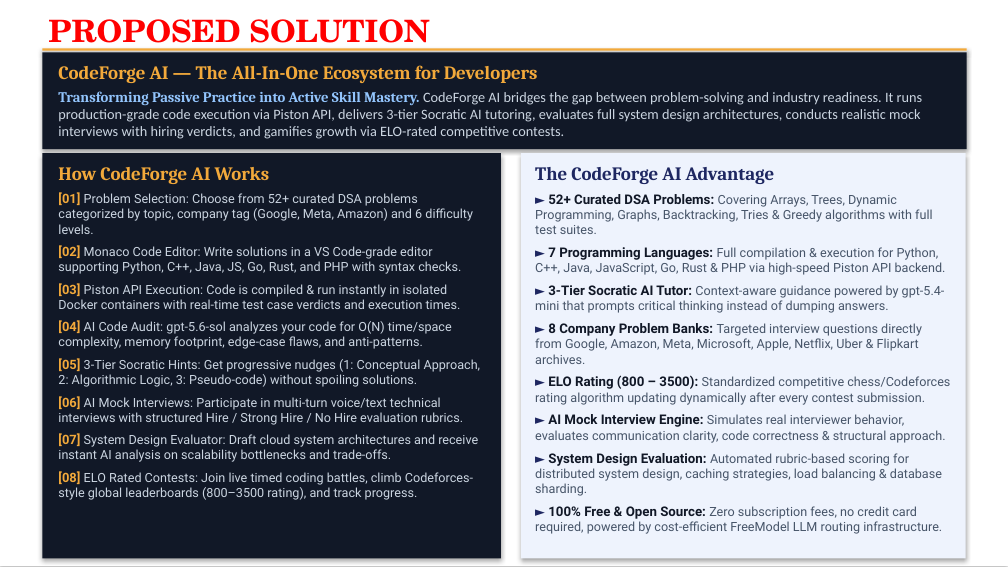
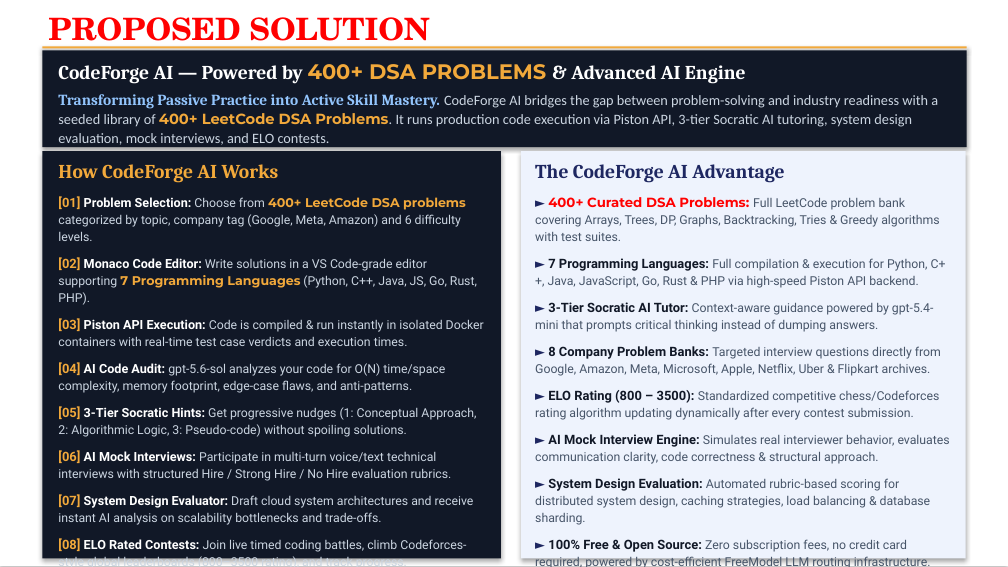
Before and after one commit to sparsh101sparsh/hackathon2, a slide deck: slide 3 of CodeForge_AI_Tech4Hack_Buildathon2.pptx. Drawn at 1008x567 pixels with LibreOffice and Linux fonts; fonts in the diff are those of the drawing. Boxes give left, top, right and bottom in pixels: in the first picture for what was removed or moved away, otherwise in the second. Text is boxed around its words. In the diff, an @@ line names an element or a change of style, - is before the commit and + after.

Commit message:
fix: remove fake leaderboard data, remove word seeded, calculate real stats from submissions
- Removed fake competitive programmers (Tourist, Petr, Benq, Um_nik) from global and contest leaderboards
- Removed fake pre-filled guest stats (15 Easy, 10 Med, 2 Hard) - user stats start at 0 and compute purely from DB submissions
- Removed the word 'Seeded' across all UI components and endpoints
- Updated landing hero and stats to reflect 400+ real DSA problems
- Verified clean build and database state

```diff
--- a/CodeForge_AI_Tech4Hack_Buildathon2.pptx
+++ b/CodeForge_AI_Tech4Hack_Buildathon2.pptx
@@ text at [58, 64, 938, 145]: text changed @@
-CodeForge AI — The All-In-One Ecosystem for Developers
-Transforming Passive Practice into Active Skill Mastery. CodeForge AI bridges the gap between problem-solving and industry readiness. It runs production-grade code execution via Piston API, delivers 3-tier Socratic AI tutoring, evaluates full system design architectures, conducts realistic mock interviews with hiring verdicts, and gamifies growth via ELO-rated competitive contests.
+CodeForge AI — Powered by 400+ DSA PROBLEMS & Advanced AI Engine
+Transforming Passive Practice into Active Skill Mastery. CodeForge AI bridges the gap between problem-solving and industry readiness with a seeded library of 400+ LeetCode DSA Problems. It runs production code execution via Piston API, 3-tier Socratic AI tutoring, system design evaluation, mock interviews, and ELO contests.
@@ text at [58, 164, 484, 552]: size 13.5 to 14 pt in "How CodeForge AI Works"; size 9 to 8.8 pt in "Code is compiled & run instantly in ...", "gpt-5.6-sol analyzes your code for O(N) time/space ...", "Get progressive nudges (1: Conceptual Approach, 2: ...", "Participate in multi-turn voice/text technical interviews wi ..." and 2 more places; text colour #CBD5E1 to #FFFFFF, bold on in "Piston API Execution:", "AI Code Audit:", "3-Tier Socratic Hints:", "AI Mock Interviews:" and 2 more places; line spacing 1 to 12pt; more space between paragraphs @@
@@ text at [535, 164, 950, 552]: size 13.5 to 14 pt in "The CodeForge AI Advantage"; size 9.5 to 9.2 pt in "7 Programming Languages:", "3-Tier Socratic AI Tutor:", "8 Company Problem Banks:", "ELO Rating (800 – 3500):" and 3 more places; size 9 to 8.8 pt in "Full compilation & execution for Python, C++, ...", "Context-aware guidance powered by gpt-5.4-mini that prompts ...", "Targeted interview questions directly from Google, Amazon, ...", "Standardized competitive chess/Codeforces rating algorithm u ..." and 3 more places; line spacing 1 to 12pt; more space between paragraphs @@
@@ text at [58, 196, 477, 305]: text changed; size 9 to 8.8 pt @@
-[01] Problem Selection: Choose from 52+ curated DSA problems categorized by topic, company tag (Google, Meta, Amazon) and 6 difficulty levels.
-[02] Monaco Code Editor: Write solutions in a VS Code-grade editor supporting Python, C++, Java, JS, Go, Rust, and PHP with syntax checks.
+[01] Problem Selection: Choose from 400+ LeetCode DSA problems categorized by topic, company tag (Google, Meta, Amazon) and 6 difficulty levels.
+[02] Monaco Code Editor: Write solutions in a VS Code-grade editor supporting 7 Programming Languages (Python, C++, Java, JS, Go, Rust, PHP).
@@ text at [535, 197, 939, 241]: text changed; size 9 to 8.8 pt @@
-► 52+ Curated DSA Problems: Covering Arrays, Trees, Dynamic Programming, Graphs, Backtracking, Tries & Greedy algorithms with full test suites.
+► 400+ Curated DSA Problems: Full LeetCode problem bank covering Arrays, Trees, DP, Graphs, Backtracking, Tries & Greedy algorithms with test suites.
```
Also in this commit, not shown: 6 other slides changed, 10 other files.
